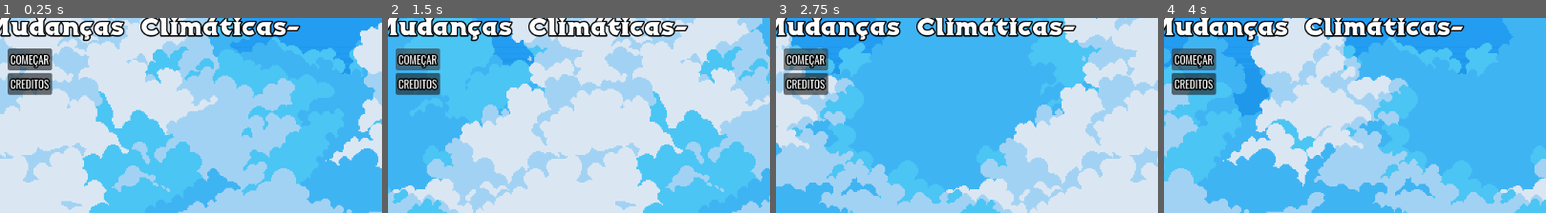
Above: before the commit, frames 1-4 (left to right).
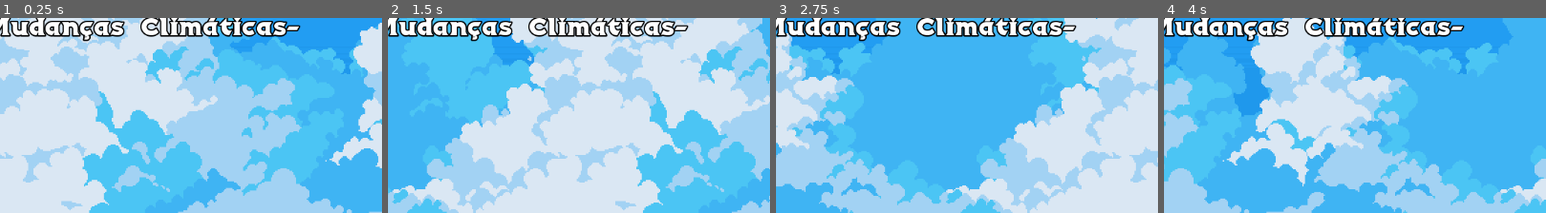
Above: after the commit, the same moments.

Repository: joao-dev152/Trabalho-de-Ci-ncias-8-ano-
Game: Godot game, scene res://tittle-screen.tscn
Same seed, same stepped clock (60 frames per second), same inputs: the game is played once before the commit and once after it. The project has no main scene, so this scene is started directly.
Inputs (mouse positions are % of the whole screen's width and height, from its top left):
- Up to frame 1 (0.25 s): no input
- Up to frame 2 (1.5 s): click (51, 67) at 0.5 s, where only the run before the commit has a clickable "CREDITOS"; click (51, 61) at 1.25 s, where only the run before the commit has a clickable "COMEÇAR"
- Up to frame 3 (2.75 s): click (51, 61) at 2 s, where only the run before the commit has a clickable "COMEÇAR"
- Up to frame 4 (4 s): click (51, 61) at 2.75 s, where only the run before the commit has a clickable "COMEÇAR"
The pictures show only the part of the screen within x 47-97%, y 50-100%; the shares and areas given below are measured in that part.

The runs differ from the first frame. In frame 1, 2.6% of the frame differs, in the area x 2-14%, y 15-40%; in frame 2, 2.6%; in frame 3, 2.6%; in frame 4, 2.6%.

Commit message:
textos adicionados #2. Falta Samuel e Eduarda

Diff:
--- a/tittle-screen.tscn
+++ b/tittle-screen.tscn
@@ -4,10 +4,7 @@
 [ext_resource type="Texture2D" uid="uid://d4d6cwy3rusdh" path="res://data/assets/Clouds/Clouds 1/2.png" id="2_sfwlc"]
 [ext_resource type="Texture2D" uid="uid://cj5xars0vgtdc" path="res://data/assets/Clouds/Clouds 1/3.png" id="3_vyldk"]
 [ext_resource type="Texture2D" uid="uid://c3vnc7rtxgmne" path="res://data/assets/Clouds/Clouds 1/4.png" id="4_pevr5"]
-[ext_resource type="Theme" uid="uid://lqebd2uevy4f" path="res://data/button-theme.tres" id="5_sfwlc"]
 [ext_resource type="FontFile" uid="uid://depdhimw2e5w5" path="res://data/assets/fnt/Isometra-Regular.ttf" id="5_vyldk"]
-
-[sub_resource type="StyleBoxEmpty" id="StyleBoxEmpty_jsi7b"]
 
 [node name="tittle-screen" type="Node2D" unique_id=492459828]
 
@@ -83,19 +80,3 @@
 text = "TRABALHO DE CIÊNCIAS
 -Meteorologia e Mudanças  Climáticas-"
 horizontal_alignment = 1
-
-[node name="HSeparator" type="HSeparator" parent="CanvasLayer/Control/VBoxContainer" unique_id=1558351944]
-layout_mode = 2
-theme_override_styles/separator = SubResource("StyleBoxEmpty_jsi7b")
-
-[node name="Button" type="Button" parent="CanvasLayer/Control/VBoxContainer" unique_id=262433448]
-layout_mode = 2
-size_flags_horizontal = 4
-theme = ExtResource("5_sfwlc")
-text = "COMEÇAR"
-
-[node name="Button2" type="Button" parent="CanvasLayer/Control/VBoxContainer" unique_id=366648646]
-layout_mode = 2
-size_flags_horizontal = 4
-theme = ExtResource("5_sfwlc")
-text = "CREDITOS"
Not shown, added: páginas/1. Alana/textos.txt
Not shown, added: páginas/2. Anna Luiza/textos.txt
Not shown, changed: páginas/3. Cecília/textos.txt
Not shown, added: páginas/4. Clarice/textos.txt
